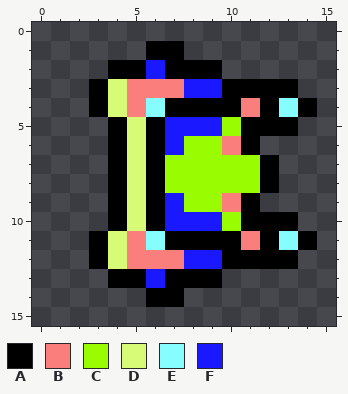
A pixel-art sprite gets an edit: content/gfx/zombie_runner.png. Above, as it was before the edit.
The file is 16x16 pixels. Colours within 5 levels of each other are drawn and written as one.
Palette (. is transparent): A #000000  B #fa7e7b  C #99fc01  D #d7fa77  E #86fdfe  F #1918ff
Once edited:
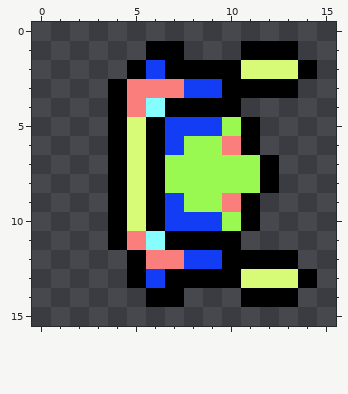
Difference:
colour C: #99fc01 -> #9af951
colour F: #1918ff -> #123df5
y 1: x 11..13 ... -> AAA
y 2: x 4 A -> .; x 10..14 ..... -> ADDDA
y 3: x 3..4 AD -> .A
y 4: x 3..4 AD -> .A; x 11..14 BAEA -> ....
y 5: x 12..13 AA -> ..
y 10: x 12..13 AA -> ..
y 11: x 3..4 AD -> .A; x 11..14 BAEA -> ....
y 12: x 3..5 ADB -> ..A
y 13: x 4 A -> .; x 10..14 ..... -> ADDDA
y 14: x 11..13 ... -> AAA
Pixel boxes of the changes (left, top, right, bottom) in both pictures:
changed: (89, 41, 317, 307)
